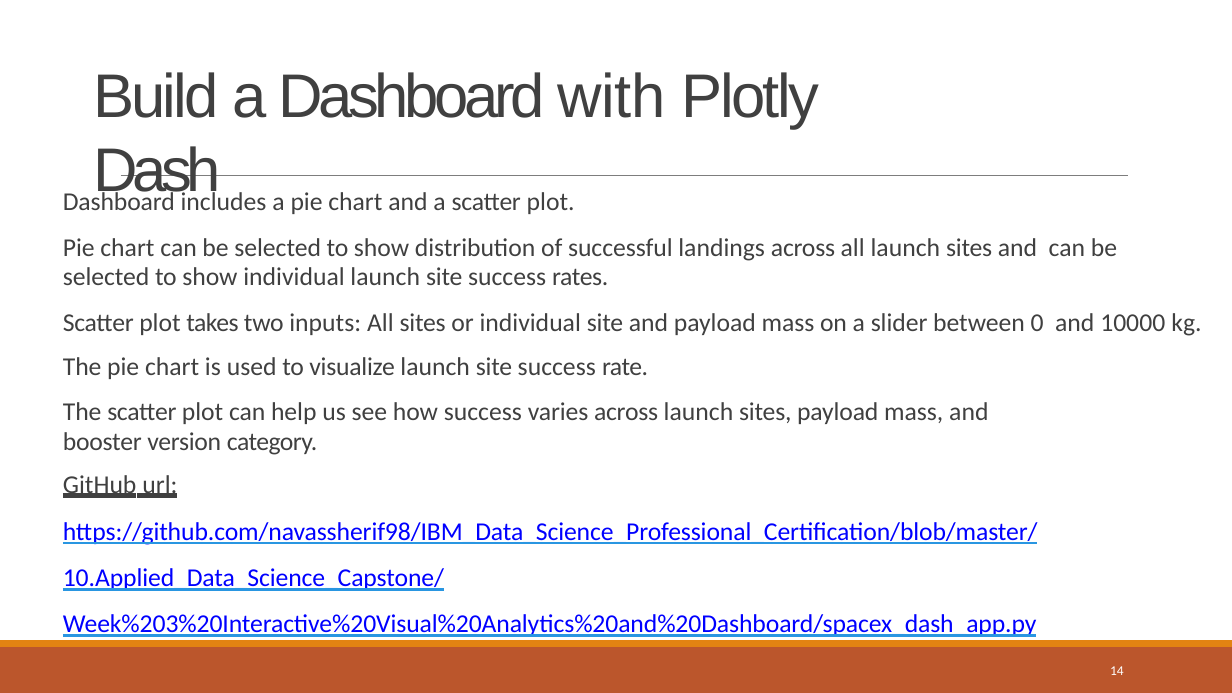
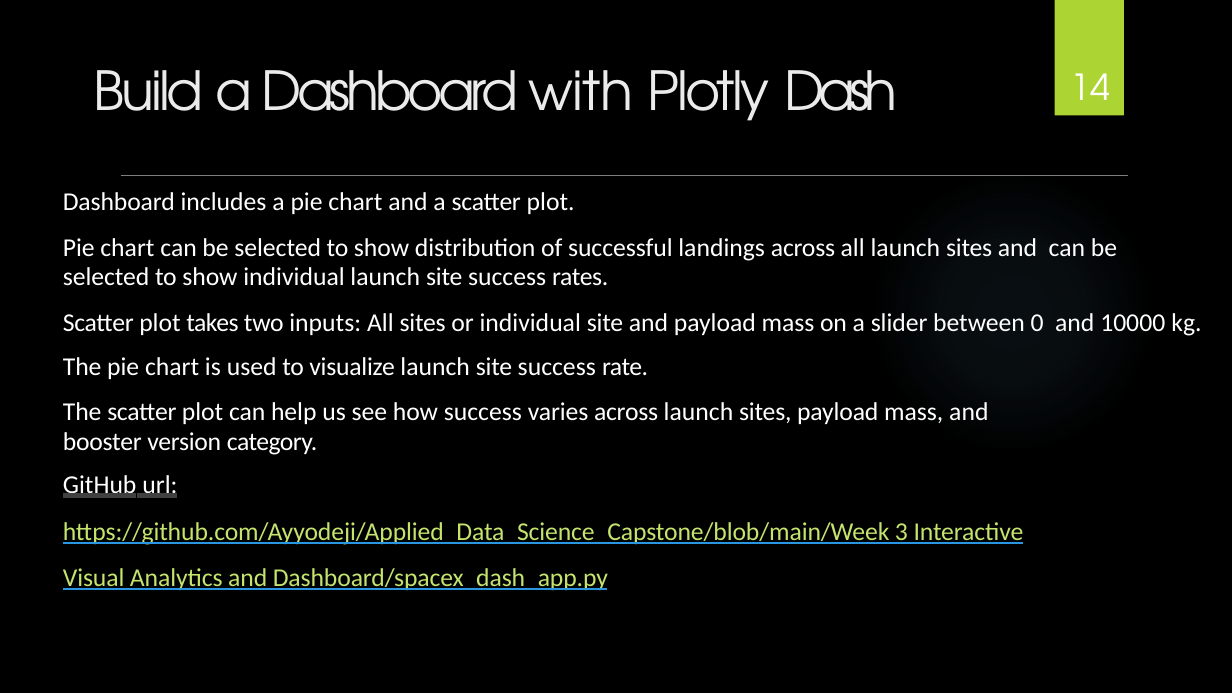
Before and after one commit to Ayyodeji/Applied_Data_Science_Capstone, a slide deck: slide 14 of Week 5 Present Your Data-Driven Insights/Data Science Journey.pptx. Drawn at 1232x693 pixels with LibreOffice and Linux fonts; fonts in the diff are those of the drawing; background and template pictures are left out. Boxes give left, top, right and bottom in pixels: in the first picture for what was removed or moved away, otherwise in the second. Text is boxed around its words. In the diff, an @@ line names an element or a change of style, - is before the commit and + after.

```diff
--- a/Week 5 Present Your Data-Driven Insights/Data Science Journey.pptx
+++ b/Week 5 Present Your Data-Driven Insights/Data Science Journey.pptx
@@ background #FFFFFF to picture (left out) @@
@@ rectangle added at (x1=1055, y1=0, x2=1124, y2=116), fill #ACD433 @@
@@ title "Build a Dashboard with Plotly ..." at (x1=94, y1=70, x2=897, y2=121): size 48 to 42 pt, font Arial to TeX Gyre Adventor, text colour #404040 to #EBEBEB @@
@@ page number moved from (x1=1110, y1=666, x2=1124, y2=675) to (x1=1070, y1=73, x2=1110, y2=117) @@
@@ page number at (x1=1070, y1=73, x2=1110, y2=117): size 10.5 to 28 pt, font Calibri to TeX Gyre Adventor; alignment left to centre; vertical alignment top to bottom @@
@@ ellipse added at (x1=870, y1=169, x2=1154, y2=454), fill gradient #7AC4F0 @@
@@ text at (x1=63, y1=192, x2=1201, y2=498): text colour #404040 to #FFFFFF in "Dashboard includes a pie chart and a ...", "Pie chart can be selected to show ...", "Scatter plot takes two inputs: All sites ...", "The pie chart is used to visualize ..." and 3 more places @@
@@ text at (x1=63, y1=522, x2=1024, y2=590): text changed; text colour #0000FF to #C4E46E @@
-https://github.com/navassherif98/IBM_Data_Science_Professional_Certification/blob/master/10.Applied_Data_Science_Capstone/Week%203%20Interactive%20Visual%20Analytics%20and%20Dashboard/spacex_dash_app.py
+https://github.com/Ayyodeji/Applied_Data_Science_Capstone/blob/main/Week 3 Interactive Visual Analytics and Dashboard/spacex_dash_app.py
@@ freeform shape removed at (x1=0, y1=647, x2=1232, y2=693) @@
@@ freeform shape removed at (x1=0, y1=640, x2=1232, y2=647) @@
```
Also in this commit, not shown: 45 other slides changed, 1 slide removed, 1 other file.
